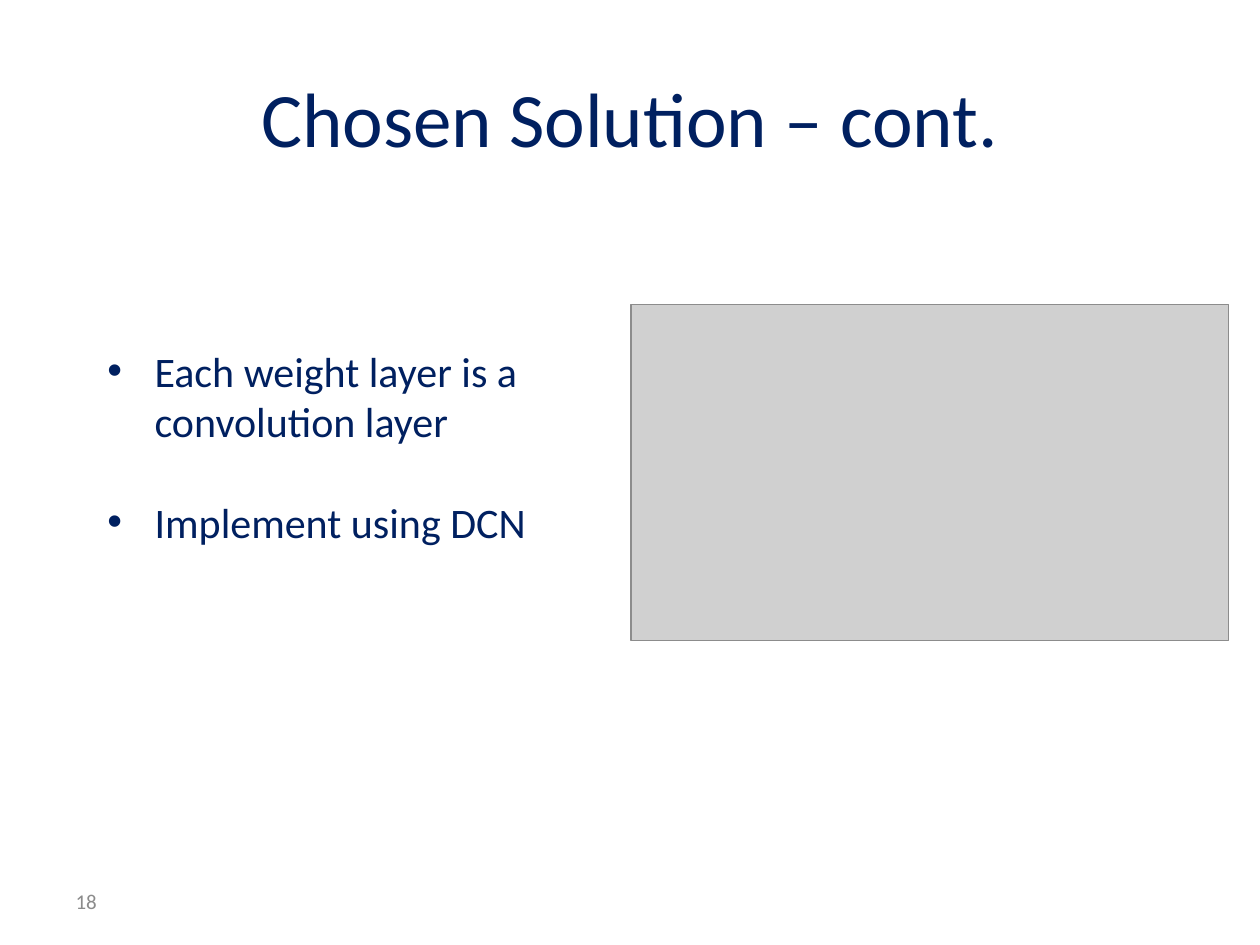
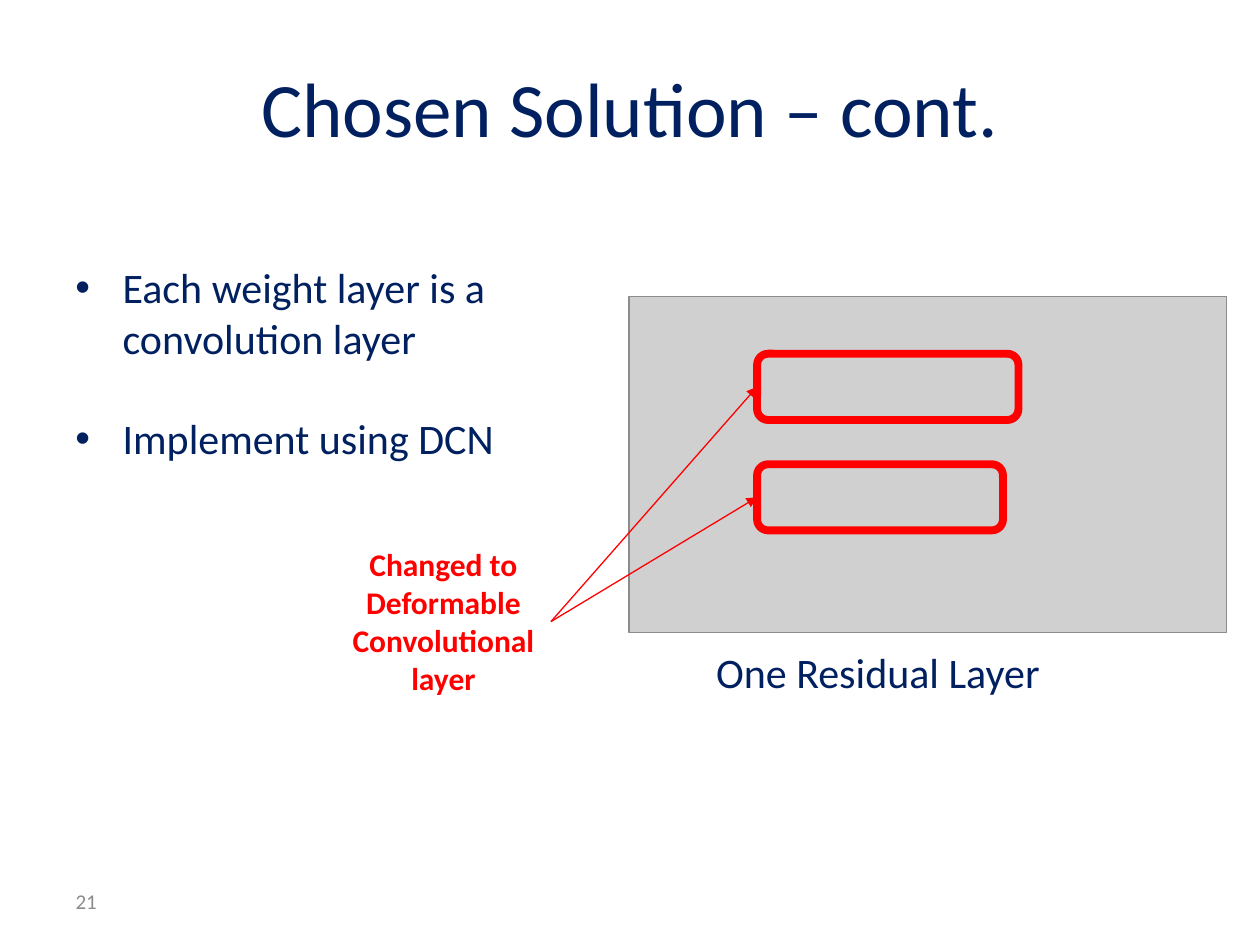
Before and after one commit to andyro2/Pneumonia-Detection-from-Chest-X-Rays-with-Robustness-to-Deformations, a slide deck: slide 21 of MidPresentation_Andy_Or.pptx (slide 18 before the commit). Drawn at 1260x945 pixels with LibreOffice and Linux fonts; fonts in the diff are those of the drawing; grey boxes stand for pictures; background and template pictures are left out. Boxes give left, top, right and bottom in pixels: in the first picture for what was removed or moved away, otherwise in the second. Text is boxed around its words. In the diff, an @@ line names an element or a change of style, - is before the commit and + after.

```diff
--- a/MidPresentation_Andy_Or.pptx
+++ b/MidPresentation_Andy_Or.pptx
@@ title "Chosen Solution – cont.": place and size @@
-title "Chosen Solution – cont." at <box>261,93,998,148</box>
+title "Chosen Solution – cont." at <box>261,83,998,138</box>
@@ text "Each weight layer is a ...": place and size @@
-text "Each weight layer is a ..." at <box>155,357,525,546</box>
+text "Each weight layer is a ..." at <box>123,273,493,462</box>
@@ picture: place and size @@
-picture at <box>631,305,1230,641</box>
+picture at <box>629,296,1227,633</box>
@@ rounded rectangle added at <box>757,354,1018,421</box>, outline #FF0000 4.5 pt @@
@@ arrow added from (551, 621) to (757, 387), #FF0000 0.75 pt @@
@@ rounded rectangle added at <box>757,464,1003,529</box>, outline #FF0000 4.5 pt @@
@@ arrow added from (551, 621) to (757, 498), #FF0000 0.75 pt @@
@@ text added at <box>353,554,535,695</box>, 18 pt, text #FF0000, bold @@
+Changed to Deformable Convolutional layer
@@ text added at <box>716,658,1040,695</box>, 24 pt, text #002060 @@
+One Residual Layer
@@ page number at <box>76,895,97,909</box>: text changed @@
-18
+21
```
Also in this commit, not shown: 2 other slides changed, 3 slides added, 3 slides removed.
